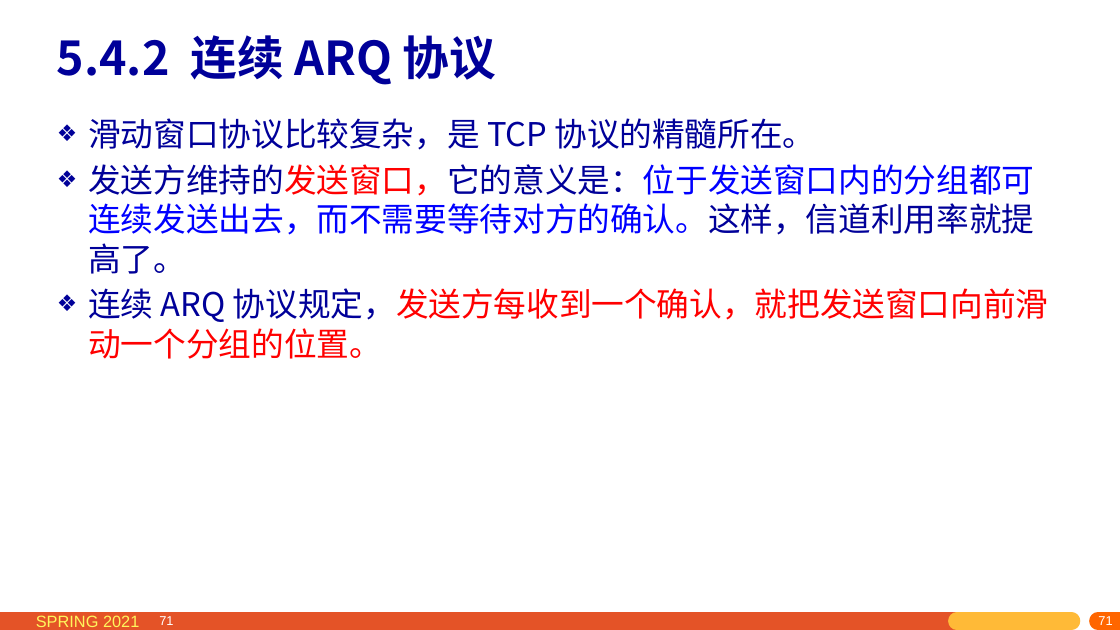
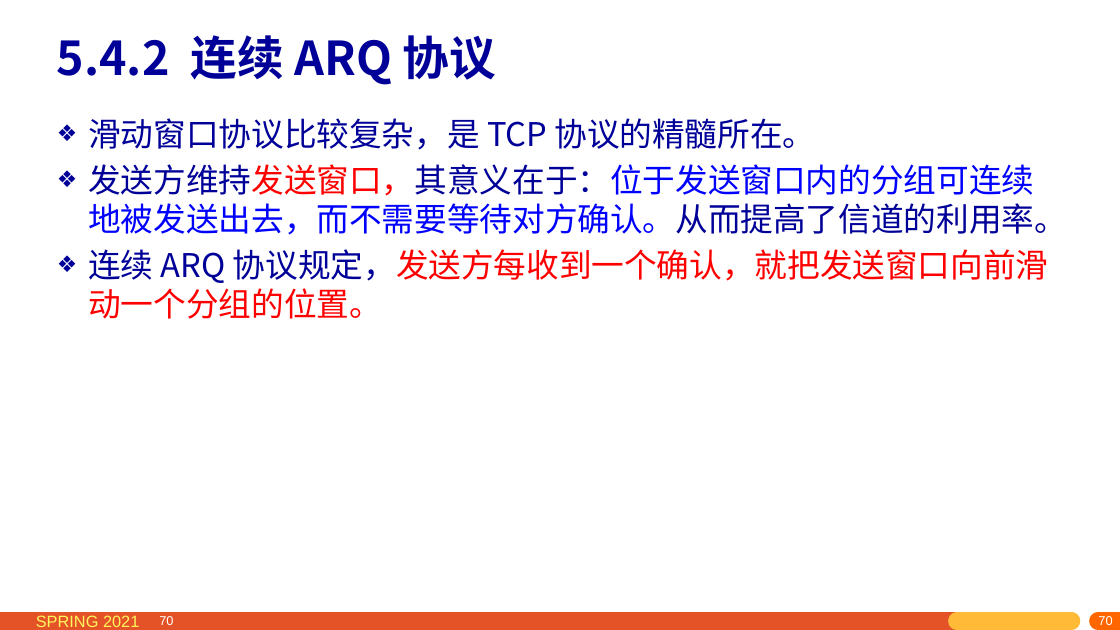
Before and after one commit to network-whu/2021, a slide deck: slide 70 of slides/instruction/05.pptx (slide 71 before the commit). Drawn at 1120x630 pixels with LibreOffice and Linux fonts; fonts in the diff are those of the drawing. Boxes give left, top, right and bottom in pixels: in the first picture for what was removed or moved away, otherwise in the second. Text is boxed around its words. In the diff, an @@ line names an element or a change of style, - is before the commit and + after.

```diff
--- a/slides/instruction/05.pptx
+++ b/slides/instruction/05.pptx
@@ text at (x1=88, y1=164, x2=1067, y2=235): text changed @@
-❖ 发送方维持的发送窗口，它的意义是：位于发送窗口内的分组都可连续发送出去，而不需要等待对方的确认。这样，信道利用率就提高了。
+❖ 发送方维持发送窗口，其意义在于：位于发送窗口内的分组可连续地被发送出去，而不需要等待对方确认。从而提高了信道的利用率。
@@ page number at (x1=159, y1=616, x2=173, y2=625): text changed @@
-71
+70
@@ page number at (x1=904, y1=615, x2=1120, y2=630): text changed @@
-71
+70
@@ page number at (x1=1097, y1=616, x2=1111, y2=625): text changed @@
-71
+70
@@ page number at (x1=1111, y1=617, x2=1120, y2=624): text changed @@
-71
+70
```
Also in this commit, not shown: 85 other slides changed, 10 slides added, 1 slide removed, 3 other files.
